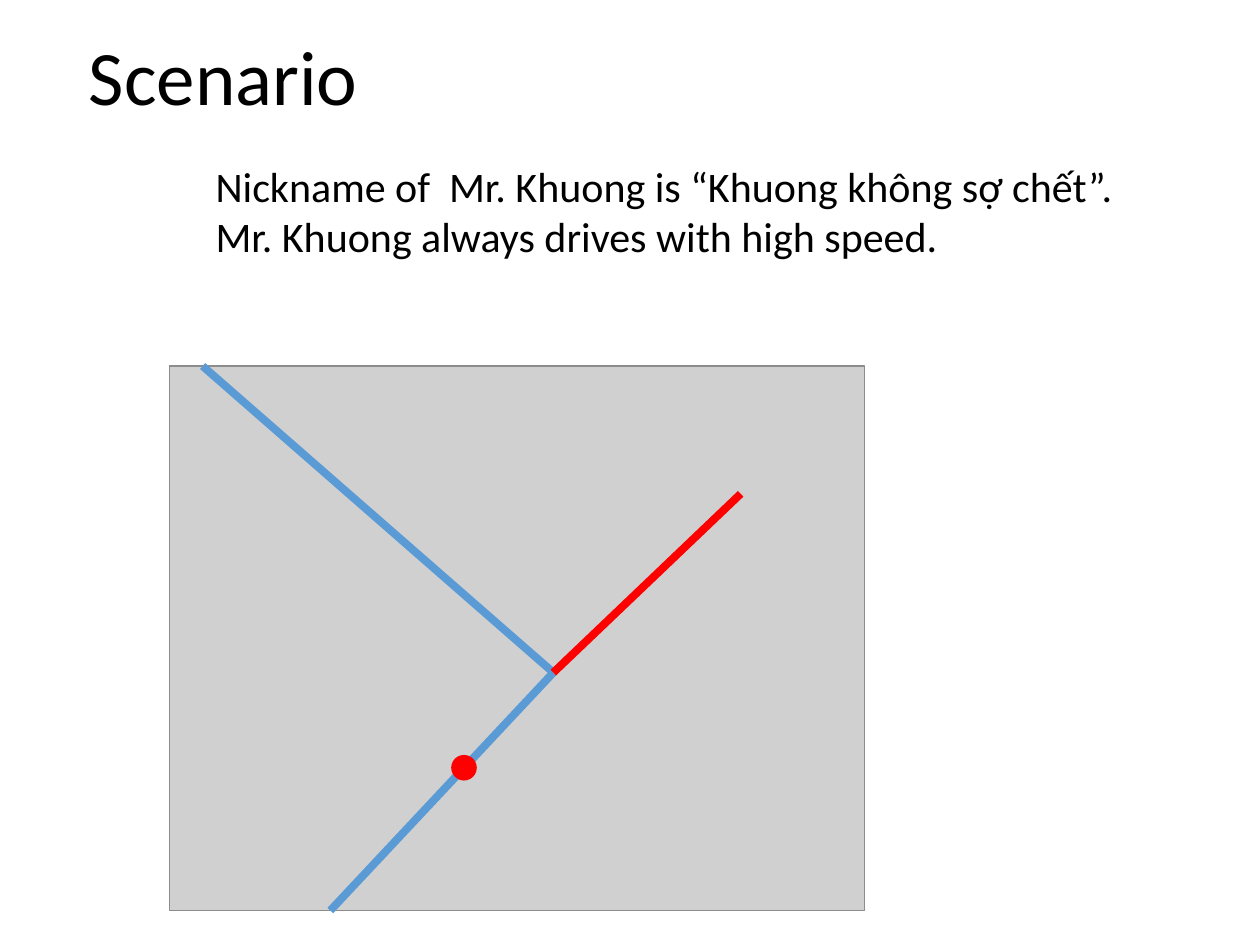
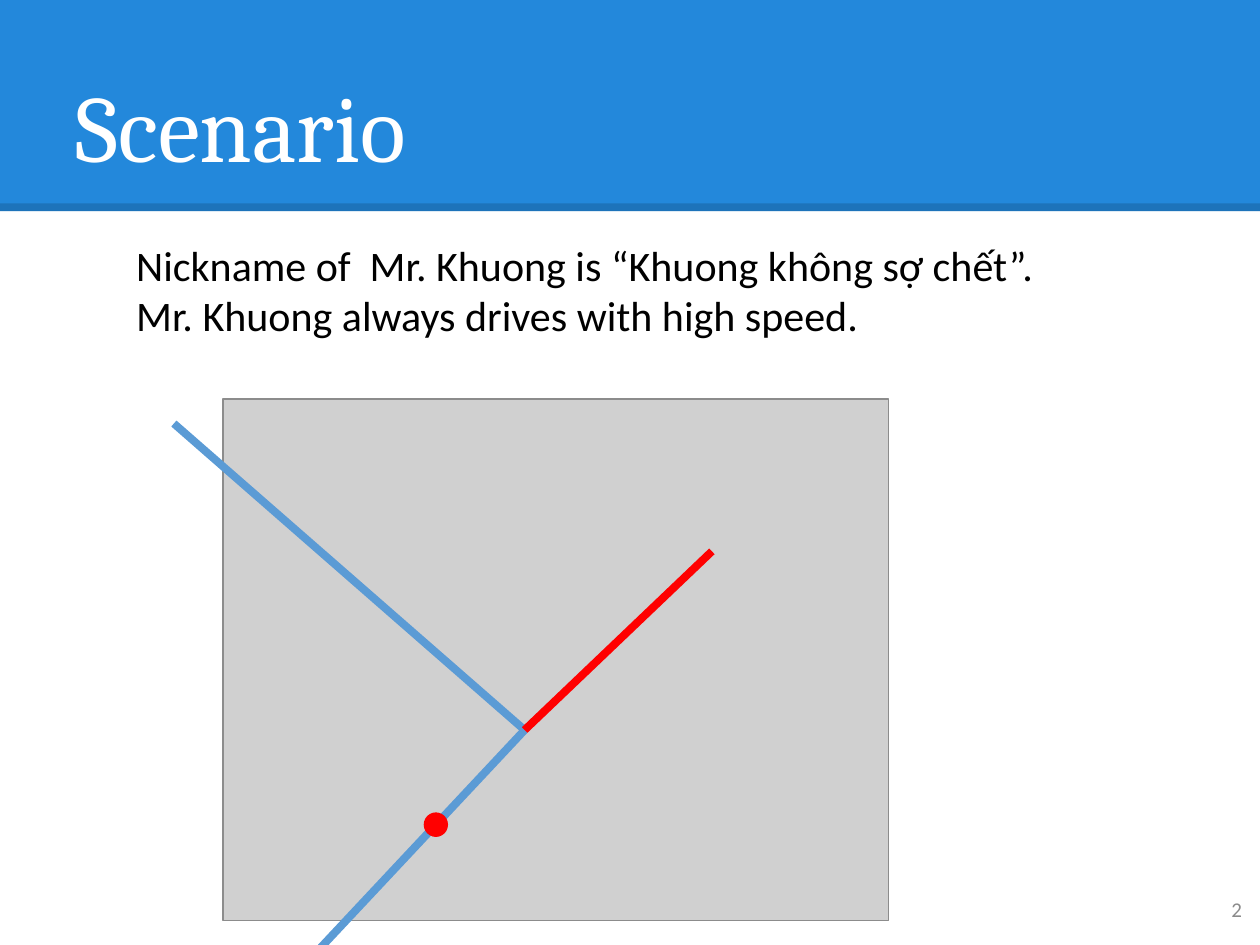
Before and after one commit to hqt/street-router, a slide deck: slide 2 of Document/presentation/nam/notify wrong way.pptx. Drawn at 1260x945 pixels with LibreOffice and Linux fonts; fonts in the diff are those of the drawing; grey boxes stand for pictures. Boxes give left, top, right and bottom in pixels: in the first picture for what was removed or moved away, otherwise in the second. Text is boxed around its words. In the diff, an @@ line names an element or a change of style, - is before the commit and + after.

Commit message:
update style for slide

```diff
--- a/Document/presentation/nam/notify wrong way.pptx
+++ b/Document/presentation/nam/notify wrong way.pptx
@@ rectangle added at bbox=[0, 0, 1260, 212], fill #2388DB @@
@@ title "Scenario": place and size @@
-title "Scenario" at bbox=[89, 52, 357, 106]
+title "Scenario" at bbox=[76, 98, 406, 163]
@@ title "Scenario" at bbox=[76, 98, 406, 163]: size 44 to 54 pt, font Calibri to Cambria, text colour #000000 to #FFFFFF; vertical alignment middle to bottom @@
@@ line added from (0, 207) to (1260, 207), #000000 4.5 pt @@
@@ text "Nickname of Mr. Khuong is ...": place and size @@
-text "Nickname of Mr. Khuong is ..." at bbox=[216, 170, 1112, 260]
+text "Nickname of Mr. Khuong is ..." at bbox=[136, 249, 1033, 339]
@@ picture: place and size @@
-picture at bbox=[169, 367, 864, 911]
+picture at bbox=[223, 399, 888, 921]
@@ line moved from (203, 367) - (553, 673) to (174, 423) - (524, 730) @@
@@ line moved from (741, 494) - (553, 673) to (712, 552) - (524, 730) @@
@@ line moved from (330, 911) - (553, 673) to (301, 945) - (524, 730) @@
@@ ellipse: place and size @@
-ellipse at bbox=[452, 756, 476, 780]
+ellipse at bbox=[425, 813, 447, 835]
@@ page number added at bbox=[1231, 903, 1242, 917], 12 pt, text #8C8C8C @@
+2
```
Also in this commit, not shown: 7 other slides changed, 1 slide added, 8 other files.
